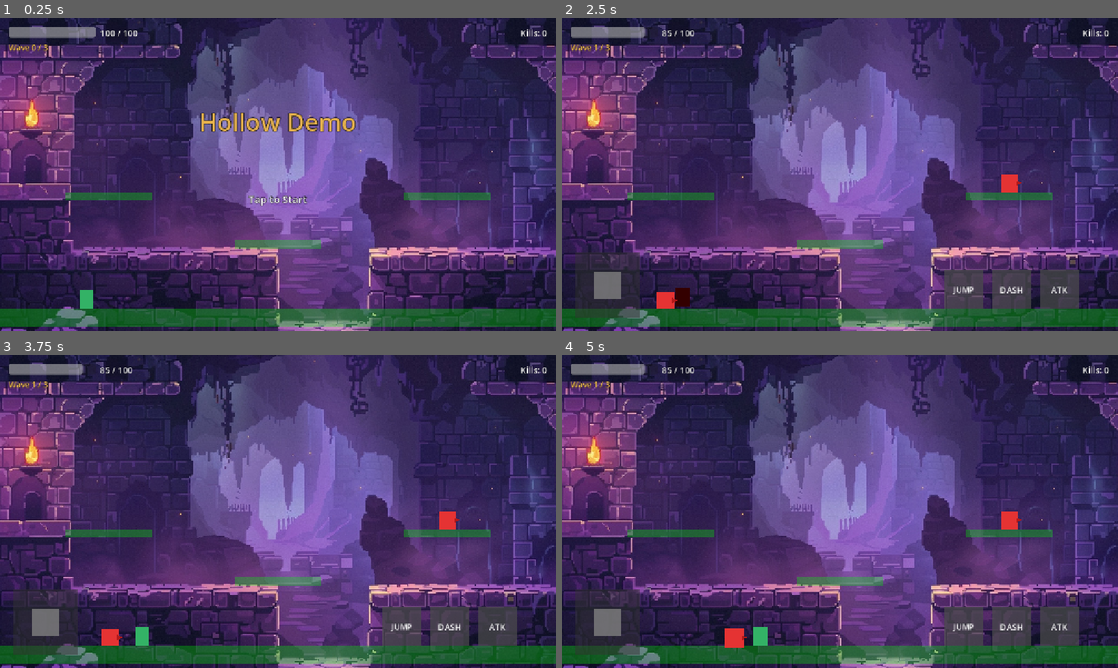
Above: before the commit, frames 1-4 (two rows, left to right).
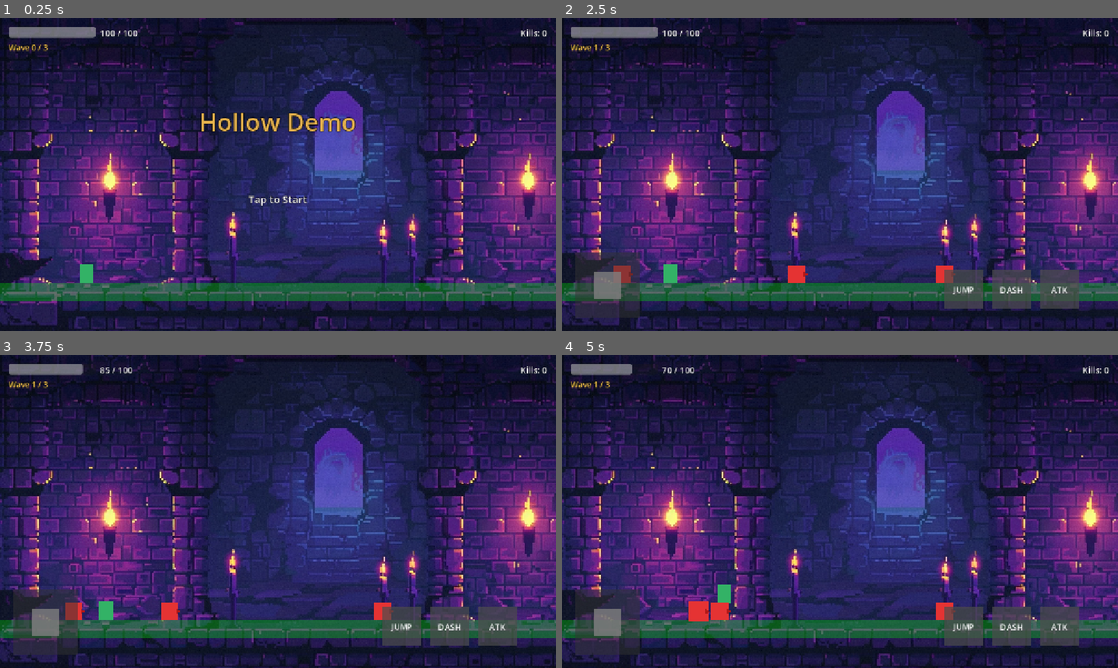
Above: after the commit, the same moments.

Repository: myself594/flappy-bird
Game: Godot game, scene res://scenes/main.tscn
Same seed, same stepped clock (60 frames per second), same inputs: the game is played once before the commit and once after it.
Inputs (mouse positions are in pixels of both pictures, inside the frame that each line leads up to):
- Up to frame 1 (0.25 s): no input
- Up to frame 2 (2.5 s): tap Enter at 0.5 s; move the mouse to (962, 158) at 0.52 s; hold D (move_right) 0.53-1.25 s; click (962, 158) at 0.6 s; tap W (jump) at 0.77 s; drag from (728, 190) to (739, 265) at 1.27 s; move the mouse to (895, 105) at 2.02 s; hold A (move_left) from 2.03 s (still down); click (895, 105) at 2.1 s
- Up to frame 3 (3.75 s): release A (move_left) at 2.75 s; drag from (250, 574) to (111, 464) at 2.77 s; move the mouse to (444, 558) at 3.52 s; hold D (move_right) from 3.53 s (still down); click (444, 558) at 3.6 s
- Up to frame 4 (5 s): tap W (jump) at 3.77 s; release D (move_right) at 4.25 s; drag from (673, 464) to (784, 602) at 4.27 s

The runs differ from the first frame. In frame 1, 75% of the frame differs, in the area x 0-100%, y 0-100%; in frame 2, 74%; in frame 3, 73%; in frame 4, 74%.

Commit message:
Update scene to flat dungeon arena layout
- Replace background with new dungeon hall scene (candles & portal)
- Remove floating platforms (now flat arena)
- Adjust ground collision to y=630
- Update spawn positions for ground-level combat
- Update player start position

Diff:
--- a/scenes/main.tscn
+++ b/scenes/main.tscn
@@ -15,9 +15,6 @@
 [sub_resource type="RectangleShape2D" id="RectangleShape2D_ground"]
 size = Vector2(1280, 40)
 
-[sub_resource type="RectangleShape2D" id="RectangleShape2D_platform"]
-size = Vector2(200, 20)
-
 [sub_resource type="RectangleShape2D" id="RectangleShape2D_wall"]
 size = Vector2(40, 720)
 
@@ -33,36 +30,12 @@
 [node name="Arena" type="Node2D" parent="."]
 
 [node name="Ground" type="StaticBody2D" parent="Arena"]
-position = Vector2(640, 690)
+position = Vector2(640, 630)
 collision_layer = 48
 collision_mask = 0
 
 [node name="CollisionShape" type="CollisionShape2D" parent="Arena/Ground"]
 shape = SubResource("RectangleShape2D_ground")
-
-[node name="Platform1" type="StaticBody2D" parent="Arena"]
-position = Vector2(250, 410)
-collision_layer = 48
-collision_mask = 0
-
-[node name="CollisionShape" type="CollisionShape2D" parent="Arena/Platform1"]
-shape = SubResource("RectangleShape2D_platform")
-
-[node name="Platform2" type="StaticBody2D" parent="Arena"]
-position = Vector2(640, 520)
-collision_layer = 48
-collision_mask = 0
-
-[node name="CollisionShape" type="CollisionShape2D" parent="Arena/Platform2"]
-shape = SubResource("RectangleShape2D_platform")
-
-[node name="Platform3" type="StaticBody2D" parent="Arena"]
-position = Vector2(1030, 410)
-collision_layer = 48
-collision_mask = 0
-
-[node name="CollisionShape" type="CollisionShape2D" parent="Arena/Platform3"]
-shape = SubResource("RectangleShape2D_platform")
 
 [node name="WallLeft" type="StaticBody2D" parent="Arena"]
 position = Vector2(-20, 360)
@@ -81,7 +54,7 @@
 shape = SubResource("RectangleShape2D_wall")
 
 [node name="Player" type="CharacterBody2D" parent="." groups=["player"]]
-position = Vector2(200, 660)
+position = Vector2(200, 600)
 collision_layer = 1
 collision_mask = 50
 
--- a/scripts/game_manager.gd
+++ b/scripts/game_manager.gd
@@ -33,17 +33,17 @@
 @onready var result_label: Label = $UI/ResultLabel
 @onready var touch_controls: Control = $UI/TouchControls
 
-# Spawn positions for platformer (on platforms/ground)
+# Spawn positions for flat arena (ground level)
 var spawn_positions: Array[Vector2] = [
-	Vector2(100, 660),    # Left ground
-	Vector2(1180, 660),   # Right ground
-	Vector2(250, 380),    # Platform 1 (left elevated)
-	Vector2(640, 490),    # Platform 2 (center pillar)
-	Vector2(1030, 380),   # Platform 3 (right elevated)
+	Vector2(100, 600),    # Left side
+	Vector2(400, 600),    # Left-center
+	Vector2(640, 600),    # Center
+	Vector2(880, 600),    # Right-center
+	Vector2(1180, 600),   # Right side
 ]
 
 # Player start position
-var player_start_pos: Vector2 = Vector2(200, 660)
+var player_start_pos: Vector2 = Vector2(200, 600)
 
 func _ready() -> void:
 	player.add_to_group("player")
Binary file removed: 0_1 (1).jpeg
Binary file changed: assets/images/scene_background.jpg
Not shown: 1 places in scenes/main.tscn that only renumber resources
